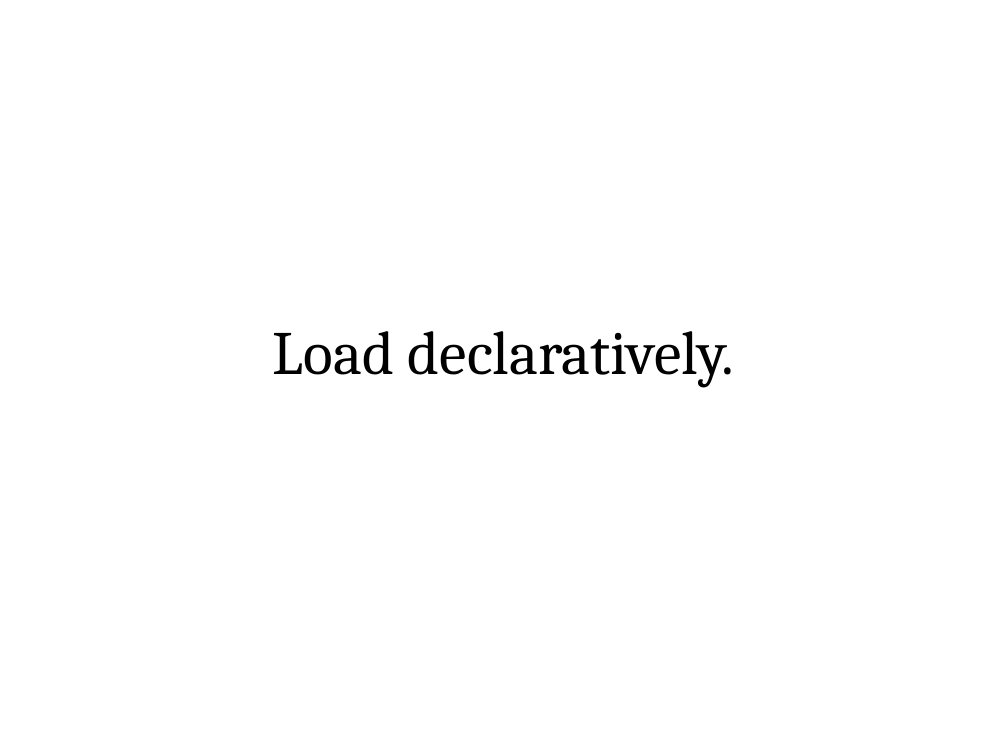
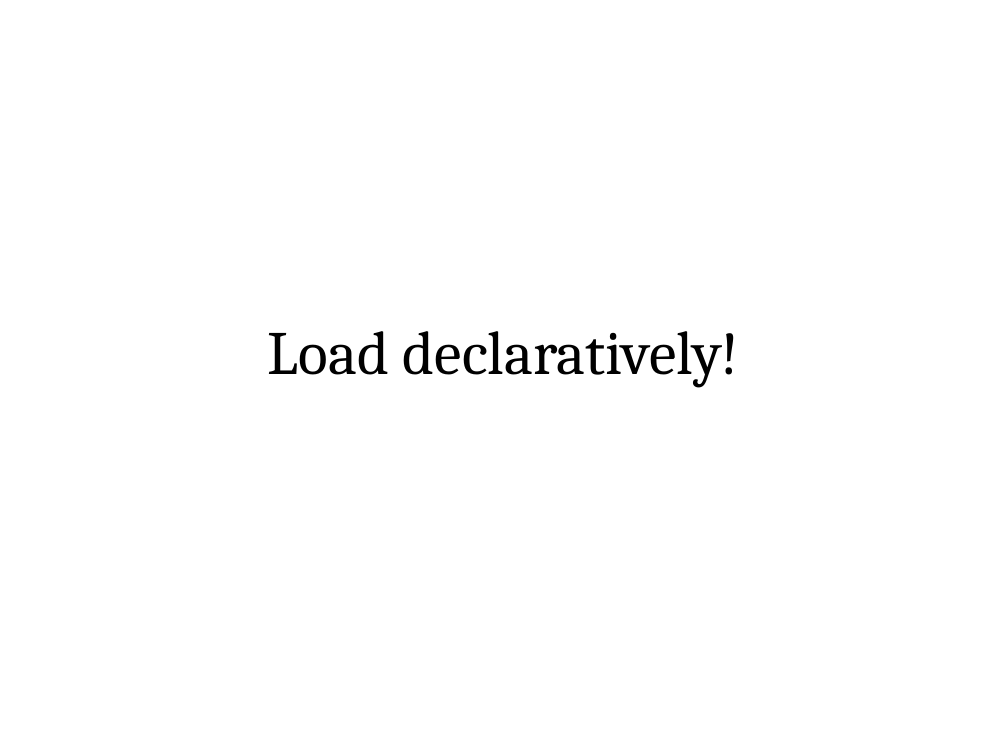
Before and after one commit to lincolnthree/talks, a slide deck: slide 49 of 2011_Beautiful_Java_EE_JAXConf.odp. Drawn at 1008x756 pixels with LibreOffice and Linux fonts; fonts in the diff are those of the drawing. Boxes give left, top, right and bottom in pixels: in the first picture for what was removed or moved away, otherwise in the second. Text is boxed around its words. In the diff, an @@ line names an element or a change of style, - is before the commit and + after.

```diff
--- a/2011_Beautiful_Java_EE_JAXConf.odp
+++ b/2011_Beautiful_Java_EE_JAXConf.odp
@@ subtitle at (268,331,740,388): text changed @@
-Load declaratively.
+Load declaratively!
```
Also in this commit, not shown: 13 other slides changed, 1 other file.
